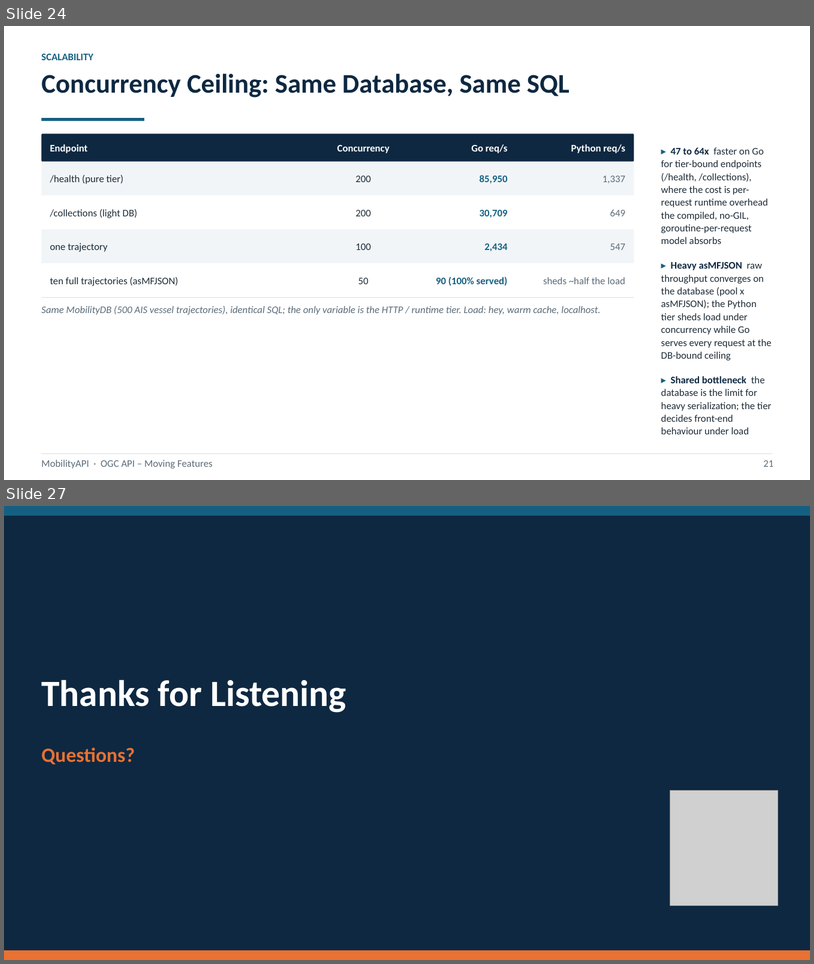
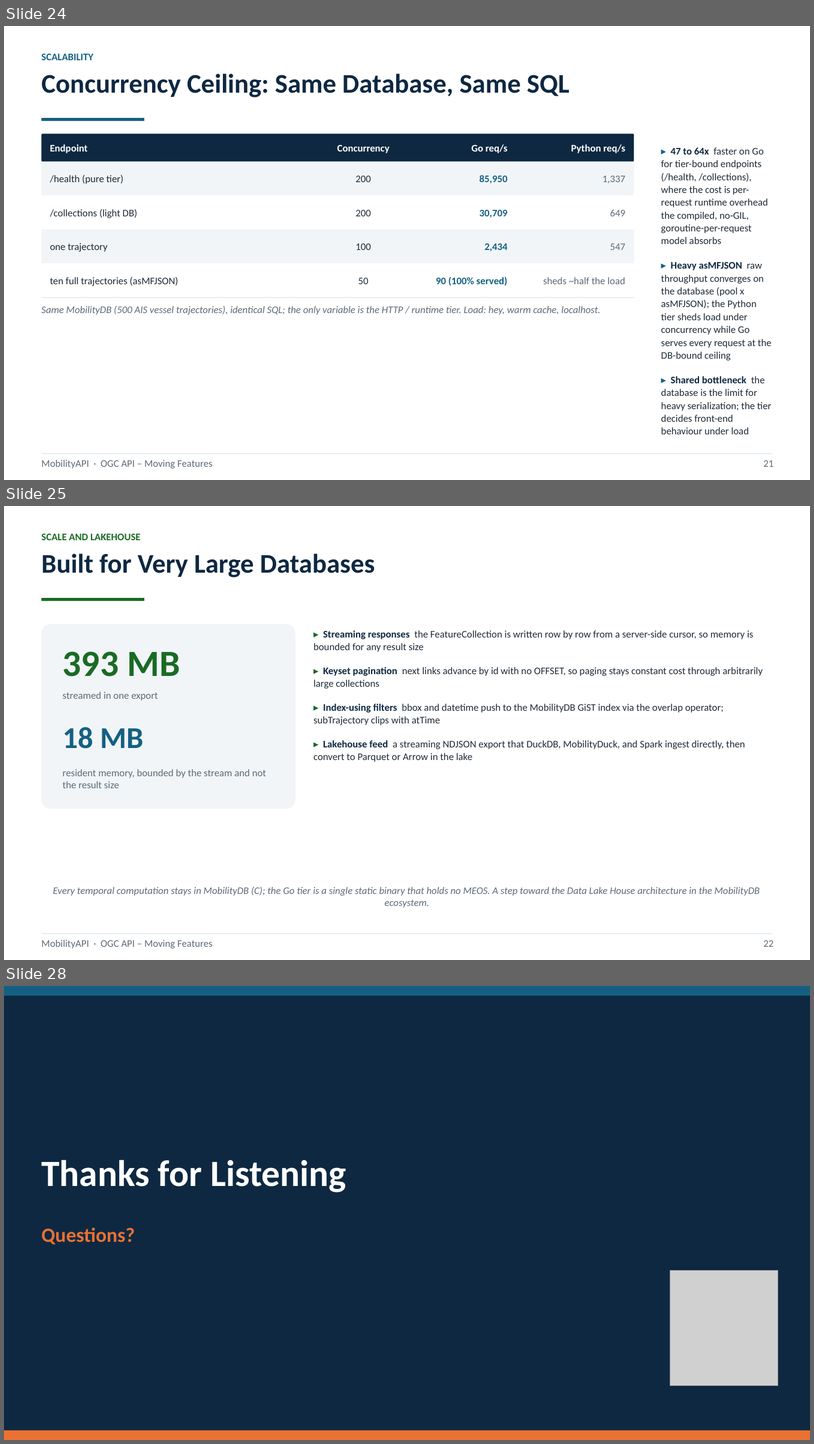
Before and after one commit to MobilityDB/MobilityAPI, a slide deck: MobilityAPIV4.pptx. Shown one above the other, each under a label of ours: slides 24 and 27 before the commit, slides 24, 25 and 28 after it; the slides between them are not shown. The pictures are 814x964 and 814x1444 pixels, drawn with LibreOffice and Linux fonts; fonts in the diff are those of the drawing; grey boxes stand for pictures. Boxes give left, top, right and bottom in pixels: in the first picture for what was removed or moved away, otherwise in the second. Text is boxed around its words. In the diff, an @@ line names an element or a change of style, - is before the commit and + after.

Commit message:
Add production single-solution deck (V5); keep PyMEOS deck (V4)
MobilityAPIV5.pptx presents the thin compiled OGC API - Moving Features server
over MobilityDB as the production solution: a 25-slide full walkthrough of the
real endpoints and responses (collections, streamed items, bbox/datetime/
subtrajectory/leaf, writes with 409 on overlap, tgsequence, derived measures
with acceleration returning 501, temporal properties, conformance, and the
streaming NDJSON/Parquet lakehouse export), with no Python tier and faithful
piecewise-constant velocity semantics. MobilityAPIV4.pptx is retained unchanged
for presenting the PyMEOS-based solution.

```diff
--- a/MobilityAPIV4.pptx
+++ b/MobilityAPIV4.pptx
@@ slide 25 added at [4, 506, 810, 960], background #FFFFFF @@
@@ text added at [41, 534, 141, 540], 12 pt, text #196B24, bold @@
+SCALE AND LAKEHOUSE
@@ text added at [41, 553, 375, 577], 32 pt, text #0E2841, bold @@
+Built for Very Large Databases
@@ rectangle added at [42, 598, 144, 601], fill #196B24 @@
@@ rounded rectangle added at [42, 624, 296, 808], fill #F1F5F8 @@
@@ text added at [314, 630, 763, 762], 12 pt, text #1E2B36 @@
+▸ Streaming responses the FeatureCollection is written row by row from a server-side cursor, so memory is bounded for any result size
+▸ Keyset pagination next links advance by id with no OFFSET, so paging stays constant cost through arbitrarily large collections
+▸ Index-using filters bbox and datetime push to the MobilityDB GiST index via the overlap operator; subTrajectory clips with atTime
+▸ Lakehouse feed a streaming NDJSON export that DuckDB, MobilityDuck, and Spark ingest directly, then convert to Parquet or Arrow in the lake
@@ text added at [63, 651, 180, 676], 44 pt, text #196B24, bold @@
+393 MB
@@ text added at [63, 691, 158, 700], 12 pt, text #5B6B78 @@
+streamed in one export
@@ text added at [63, 727, 143, 748], 36 pt, text #156082, bold @@
+18 MB
@@ text added at [63, 769, 266, 788], 12 pt, text #5B6B78 @@
+resident memory, bounded by the stream and not the result size
@@ text added at [53, 886, 761, 907], 12 pt, text #5B6B78, italic @@
+Every temporal computation stays in MobilityDB (C); the Go tier is a single static binary that holds no MEOS. A step toward the Data Lake House architecture in the MobilityDB ecosystem.
@@ rectangle added at [42, 933, 773, 934], fill #D3DEE6 @@
@@ text added at [41, 939, 213, 948], 12 pt, text #5B6B78 @@
+MobilityAPI · OGC API – Moving Features
@@ text added at [764, 940, 774, 946], 12 pt, text #5B6B78 @@
+22
@@ what was slide 27 is now slide 28 @@
```
Also in this commit, not shown: 3 slides changed, 1 other file.
